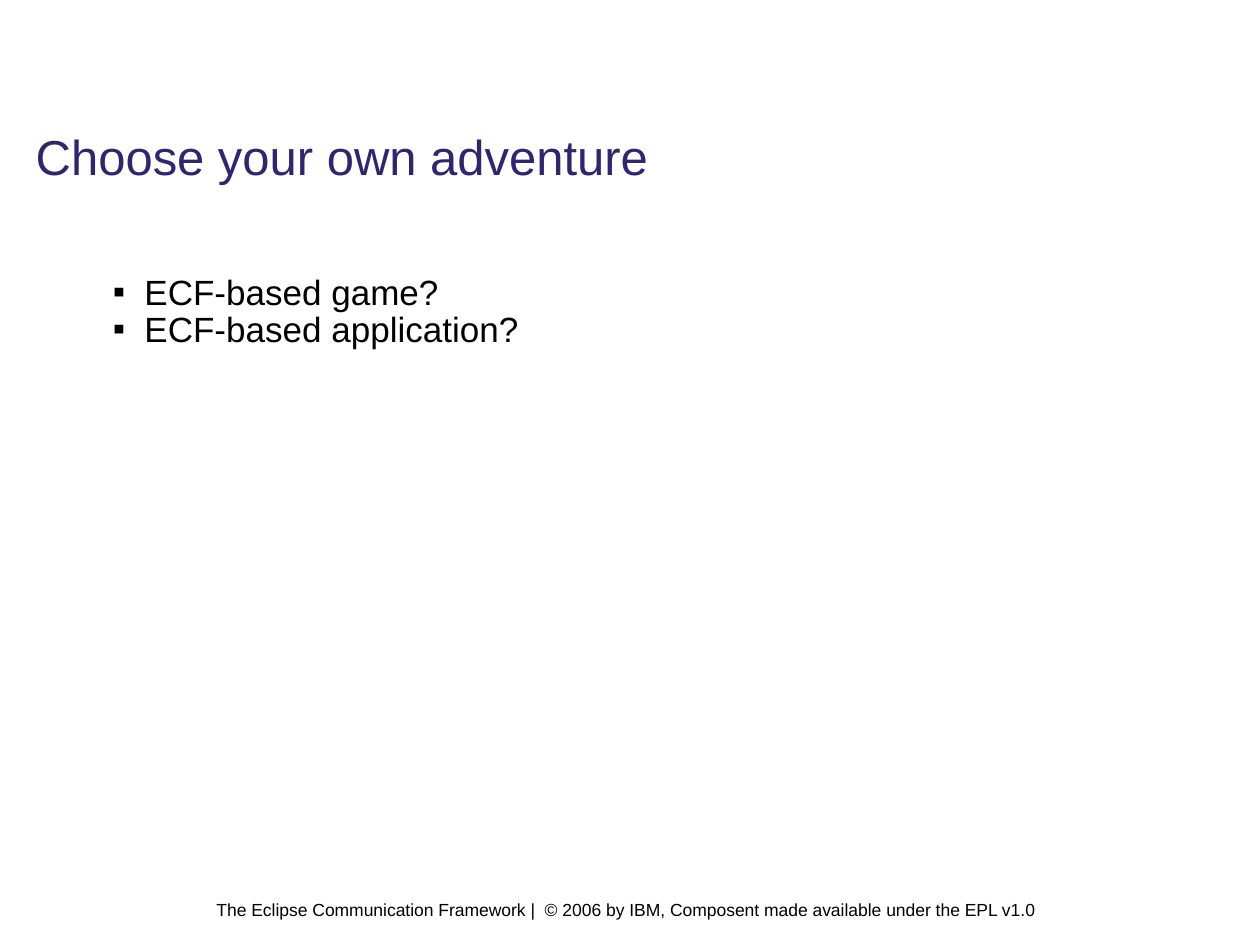
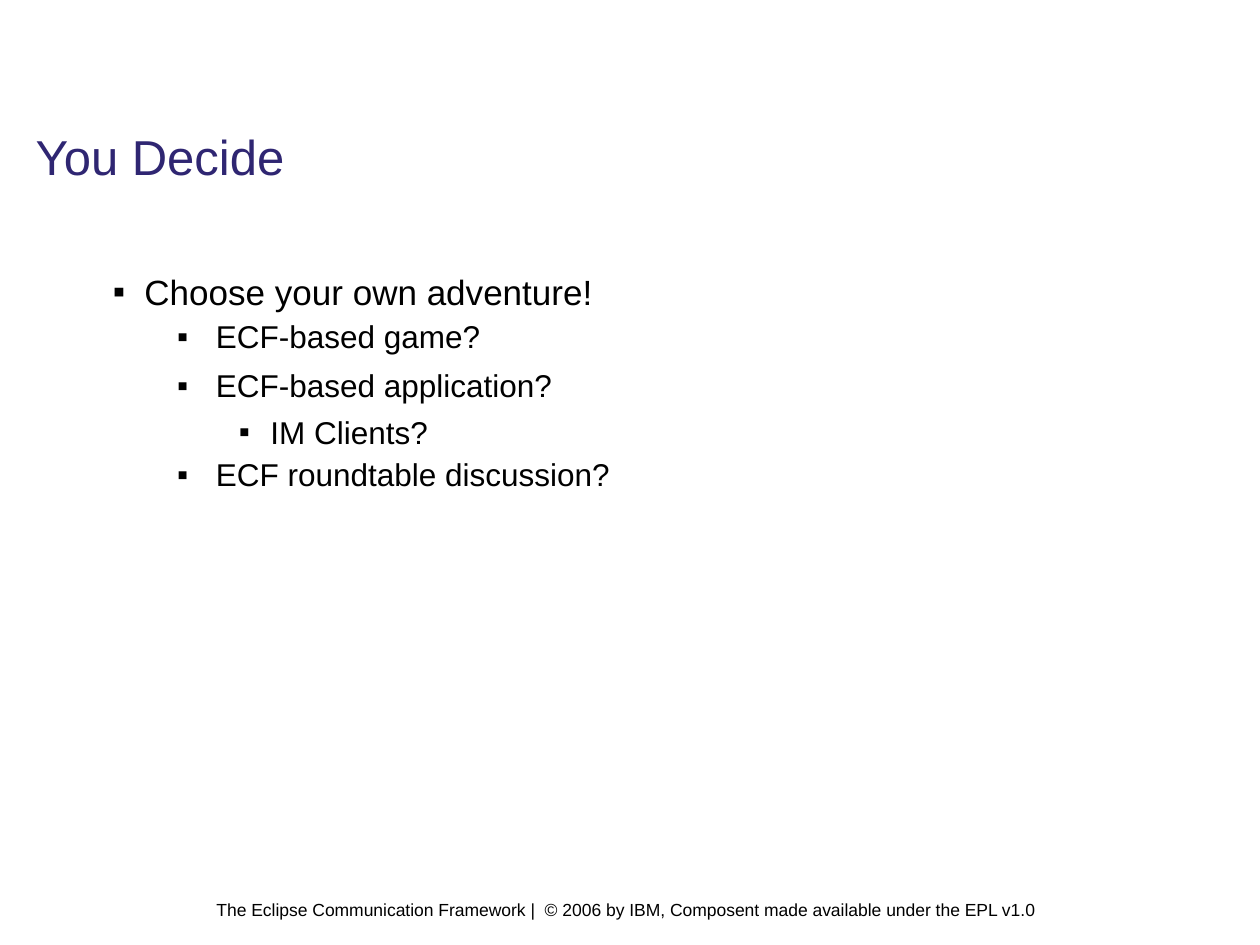
Before and after one commit to eclipse/ecf, a slide deck: slide 43 of doc/tutorials/EclipseCON 2006/EclipseCon.2006.ECF.Tutorial.42.odp. Drawn at 1260x945 pixels with LibreOffice and Linux fonts; fonts in the diff are those of the drawing; background and template pictures are left out. Boxes give left, top, right and bottom in pixels: in the first picture for what was removed or moved away, otherwise in the second. Text is boxed around its words. In the diff, an @@ line names an element or a change of style, - is before the commit and + after.

```diff
--- a/doc/tutorials/EclipseCON 2006/EclipseCon.2006.ECF.Tutorial.42.odp
+++ b/doc/tutorials/EclipseCON 2006/EclipseCon.2006.ECF.Tutorial.42.odp
@@ title at box(36, 139, 284, 176): text changed @@
-Choose your own adventure
+You Decide
@@ text at box(144, 279, 592, 312): paragraph added @@
+▪ Choose your own adventure!
@@ text at box(216, 325, 552, 403): size 20 to 18 pt in "ECF-based game?", "ECF-based application?"; list level 1 to 2 in "ECF-based game?"; list level 1 to 2 in "ECF-based application?" @@
@@ text at box(216, 421, 609, 487): paragraphs added @@
+    ▪ IM Clients?
+  ▪ ECF roundtable discussion?
```
Also in this commit, not shown: 5 other slides changed, 5 other files.
